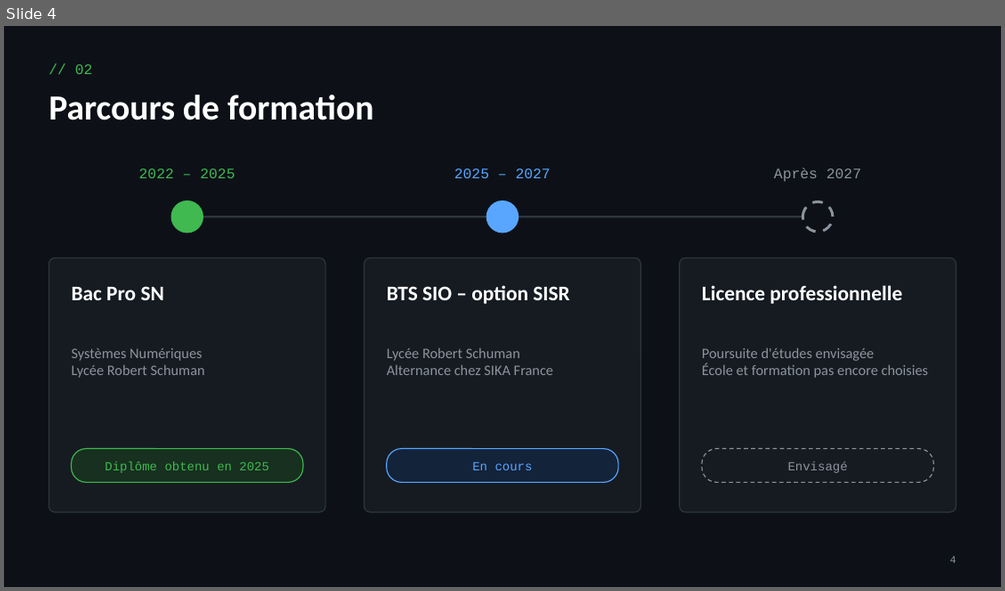
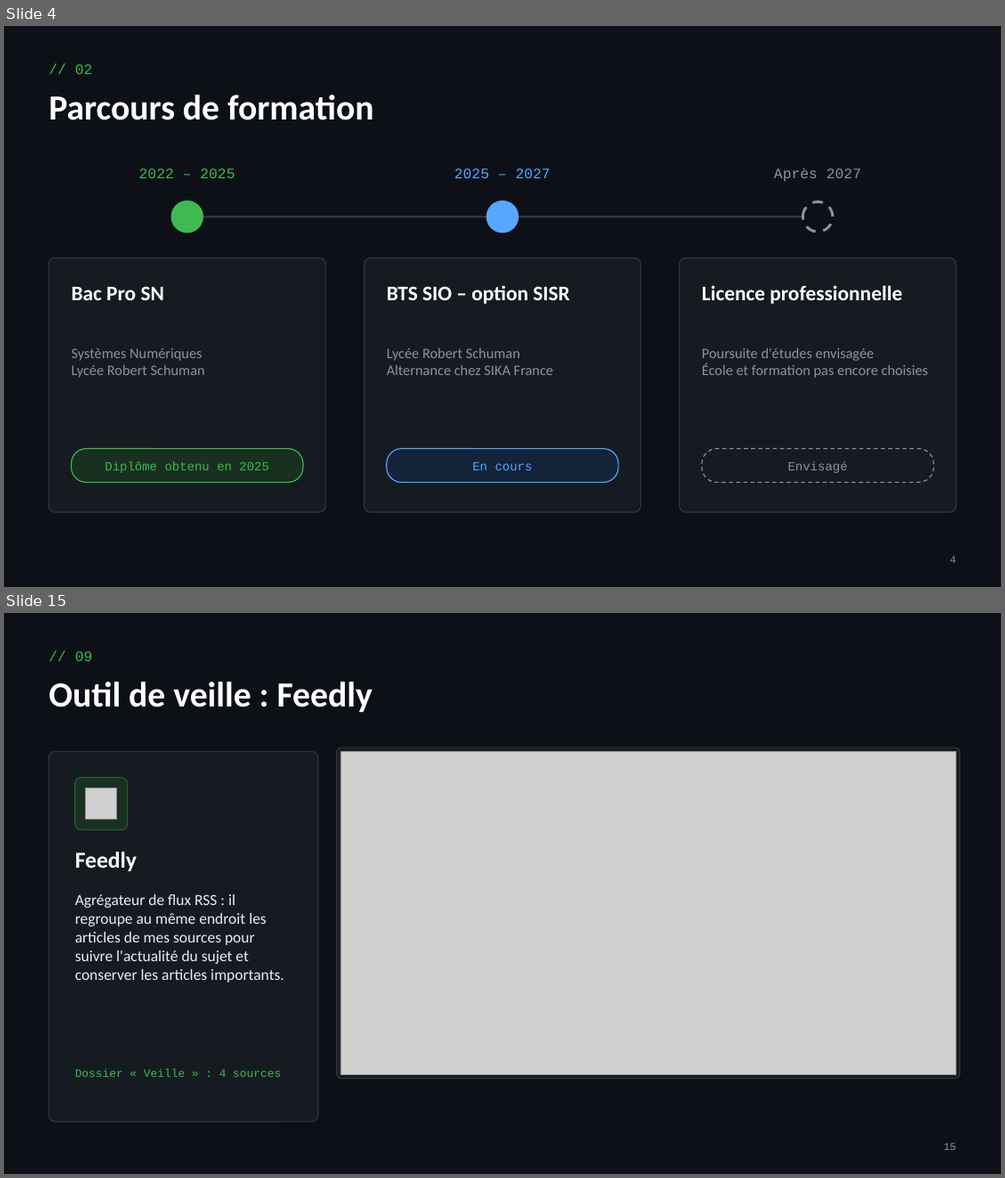
Before and after one commit to Thenoxbob/kyky, a slide deck: presentation/Presentation-BTS-SIO-SISR-Kylian-Grafeille.pptx. Shown one above the other, each under a label of ours: slide 4 before the commit, slides 4 and 15 after it; the slides between them are not shown. The pictures are 1005x591 and 1005x1178 pixels, drawn with LibreOffice and Linux fonts; fonts in the diff are those of the drawing; grey boxes stand for pictures. Boxes give left, top, right and bottom in pixels: in the first picture for what was removed or moved away, otherwise in the second. Text is boxed around its words. In the diff, an @@ line names an element or a change of style, - is before the commit and + after.

```diff
--- a/presentation/Presentation-BTS-SIO-SISR-Kylian-Grafeille.pptx
+++ b/presentation/Presentation-BTS-SIO-SISR-Kylian-Grafeille.pptx
@@ slide 15 added at bbox=[4, 613, 1001, 1174], background #0D1117 @@
@@ text added at bbox=[75, 651, 93, 661], 14 pt, text #3FB950 @@
+// 09
@@ text added at bbox=[48, 682, 372, 713], 34 pt, text #FFFFFF, bold @@
+Outil de veille : Feedly
@@ rounded rectangle added at bbox=[48, 751, 318, 1121], fill #161B22, outline #30363D 1 pt @@
@@ rounded rectangle added at bbox=[337, 747, 960, 1078], fill #161B22, outline #30363D 1 pt @@
@@ picture added at bbox=[340, 751, 956, 1074] @@
@@ rounded rectangle added at bbox=[75, 778, 128, 830], fill #17301F, outline #2A5A36 1 pt @@
@@ picture added at bbox=[86, 788, 117, 819] @@
@@ text added at bbox=[75, 852, 137, 871], 22 pt, text #FFFFFF, bold @@
+Feedly
@@ text added at bbox=[75, 894, 284, 982], 15 pt, text #E6EDF3 @@
+Agrégateur de flux RSS : il regroupe au même endroit les articles de mes sources pour suivre l'actualité du sujet et conserver les articles importants.
@@ text added at bbox=[75, 1068, 281, 1077], 11 pt, text #3FB950 @@
+Dossier « Veille » : 4 sources
@@ text added at bbox=[944, 1143, 956, 1150], 10 pt, text #8B949E @@
+15
```
Also in this commit, not shown: 13 slides changed, 1 other slide added, 6 other files.
